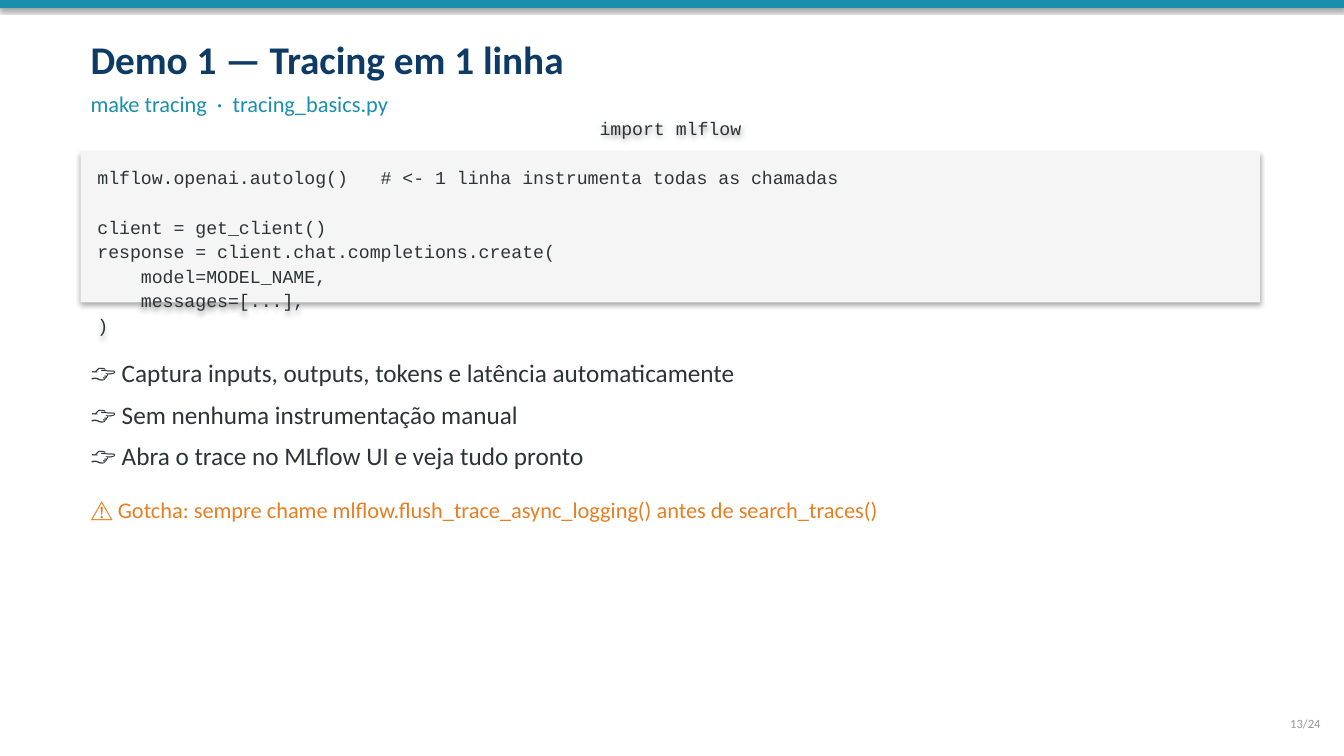
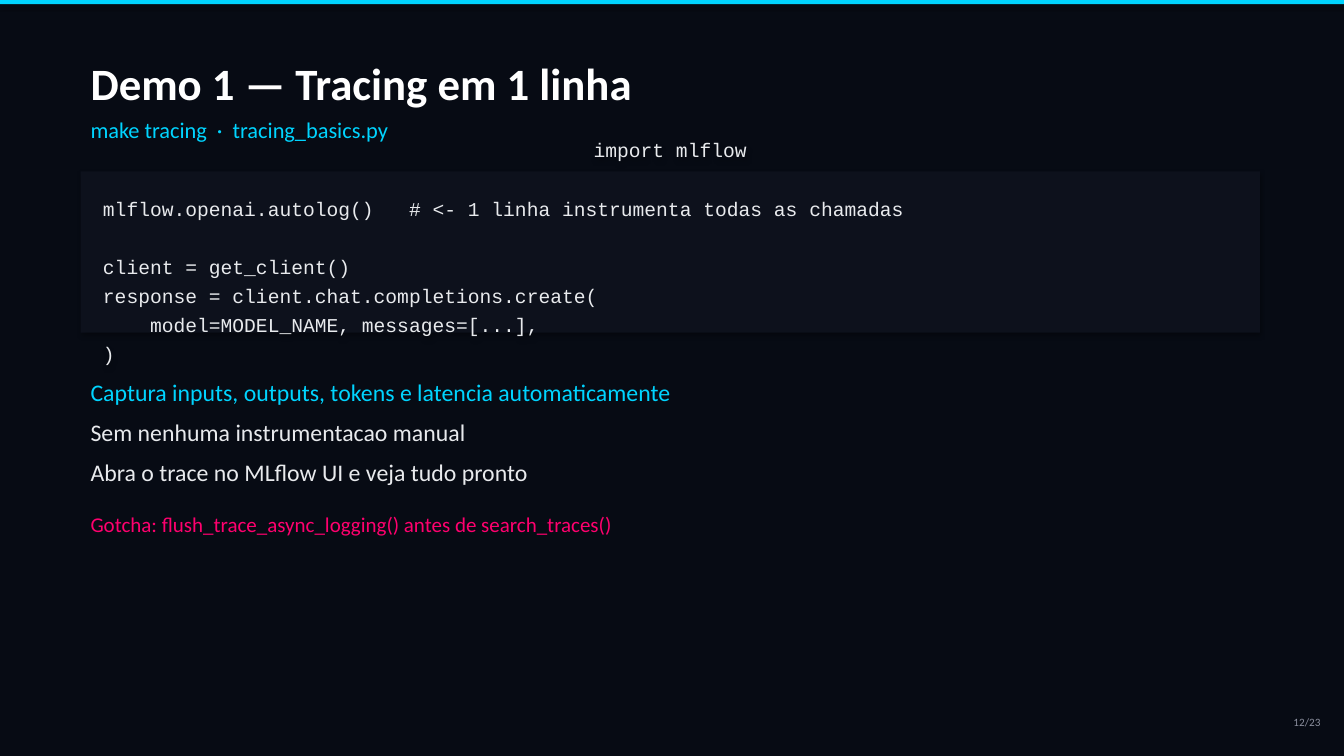
Before and after one commit to marcos2872/ia-observability, a slide deck: slide 12 of docs/workshop-observabilidade-ia.pptx (slide 13 before the commit). Drawn at 1344x756 pixels with LibreOffice and Linux fonts; fonts in the diff are those of the drawing. Boxes give left, top, right and bottom in pixels: in the first picture for what was removed or moved away, otherwise in the second. Text is boxed around its words. In the diff, an @@ line names an element or a change of style, - is before the commit and + after.

Commit message:
feat: redesign PPTX with futuristic dark theme and cover image
- Full-bleed cover image (Gemini_Generated_Image) with dark overlay
- Neon cyber palette: cyan, purple, mint, pink on deep navy bg
- Dark cards with left accent bars (glassmorphism-inspired)
- Section slides with large numbers and decorative lines
- 23 slides total (roteiro slide removed)
- All content slides: dark background, code blocks in monospace,
  tables with alternating dark rows, numbered steps
- Script refactored with helpers: _card, _section_number, _alpha (XML transparency)

```diff
--- a/docs/workshop-observabilidade-ia.pptx
+++ b/docs/workshop-observabilidade-ia.pptx
@@ background #FFFFFF to #070B14 @@
@@ rectangle: place and size @@
-rectangle at bbox=[0, 0, 1344, 8]
+rectangle at bbox=[0, 0, 1344, 4]
@@ rectangle at bbox=[0, 0, 1344, 4]: fill #1A8FAD to #00D4FF @@
@@ text "Demo 1 — Tracing em ...": place and size @@
-text "Demo 1 — Tracing em ..." at bbox=[91, 46, 564, 81]
+text "Demo 1 — Tracing em ..." at bbox=[91, 68, 631, 108]
@@ text "Demo 1 — Tracing em ..." at bbox=[91, 68, 631, 108]: size 28 to 32 pt, text colour #0D3B66 to #FFFFFF @@
@@ text "make tracing · tracing_basics.py": place and size @@
-text "make tracing · tracing_basics.py" at bbox=[91, 96, 388, 116]
+text "make tracing · tracing_basics.py" at bbox=[91, 122, 388, 142]
@@ text "make tracing · tracing_basics.py" at bbox=[91, 122, 388, 142]: text colour #1A8FAD to #00D4FF @@
@@ rectangle "import mlflow": place and size @@
-rectangle "import mlflow" at bbox=[81, 151, 1260, 302]
+rectangle "import mlflow" at bbox=[81, 171, 1260, 333]
@@ rectangle "import mlflow" at bbox=[81, 171, 1260, 333]: fill #F5F5F5 to #0D111C @@
@@ text in rectangle at bbox=[103, 202, 903, 307]: size 13 to 14 pt, text colour #2D3436 to #E8EAED in "import mlflow", "mlflow.openai.autolog() # <- 1 linha instrumenta todas ...", "client = get_client()", "response = client.chat.completions.create(" and 1 more places; more space between paragraphs @@
@@ text in rectangle at bbox=[150, 318, 539, 336]: text changed; size 13 to 14 pt; text colour #2D3436 to #E8EAED @@
-model=MODEL_NAME,
-messages=[...],
+model=MODEL_NAME, messages=[...],
@@ text at bbox=[91, 384, 670, 536]: text changed; size 18 to 17 pt; text colour #2D3436 to #E8EAED @@
-👉 Captura inputs, outputs, tokens e latência automaticamente
-👉 Sem nenhuma instrumentação manual
-👉 Abra o trace no MLflow UI e veja tudo pronto
-⚠️ Gotcha: sempre chame mlflow.flush_trace_async_logging() antes de search_traces()
+Captura inputs, outputs, tokens e latencia automaticamente
+Sem nenhuma instrumentacao manual
+Abra o trace no MLflow UI e veja tudo pronto
+Gotcha: flush_trace_async_logging() antes de search_traces()
@@ text at bbox=[1293, 718, 1320, 726]: text changed; size 9 to 8 pt; text colour #999999 to #8B8F9E @@
-13/24
+12/23
```
Also in this commit, not shown: 20 other slides changed, 2 slides added, 3 slides removed, 1 other file.
